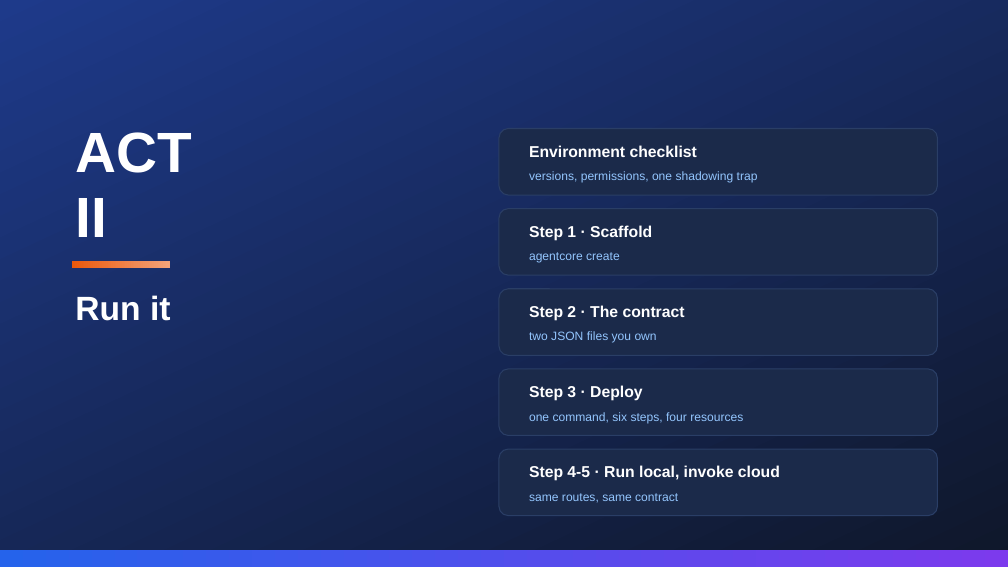
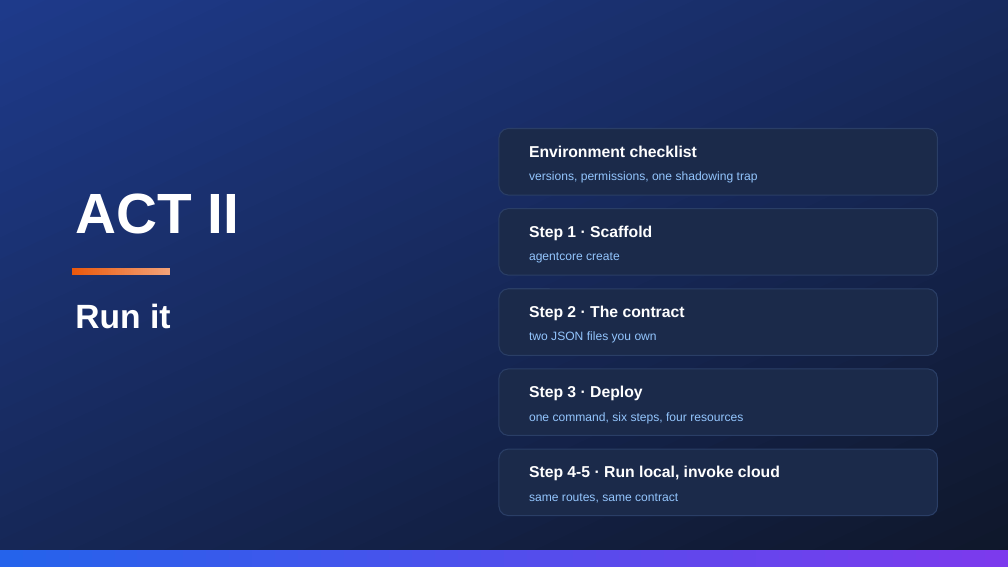
Before and after one commit to pinxiong/bedrock-agentcore-in-action, a slide deck: slide 7 of articles/decks/aws-agentcore-under-the-hood.pptx. Drawn at 1008x567 pixels with LibreOffice and Linux fonts; fonts in the diff are those of the drawing. Boxes give left, top, right and bottom in pixels: in the first picture for what was removed or moved away, otherwise in the second. Text is boxed around its words. In the diff, an @@ line names an element or a change of style, - is before the commit and + after.

```diff
--- a/articles/decks/aws-agentcore-under-the-hood.pptx
+++ b/articles/decks/aws-agentcore-under-the-hood.pptx
@@ text at (x1=75, y1=193, x2=239, y2=234): text changed @@
-ACT
-II
+ACT II
@@ rectangle moved from (x1=72, y1=261, x2=170, y2=268) to (x1=72, y1=268, x2=170, y2=275) @@
@@ text "Run it" moved from (x1=75, y1=295, x2=170, y2=321) to (x1=75, y1=303, x2=170, y2=329) @@
```
Also in this commit, not shown: 17 other slides changed, 1 other file.
